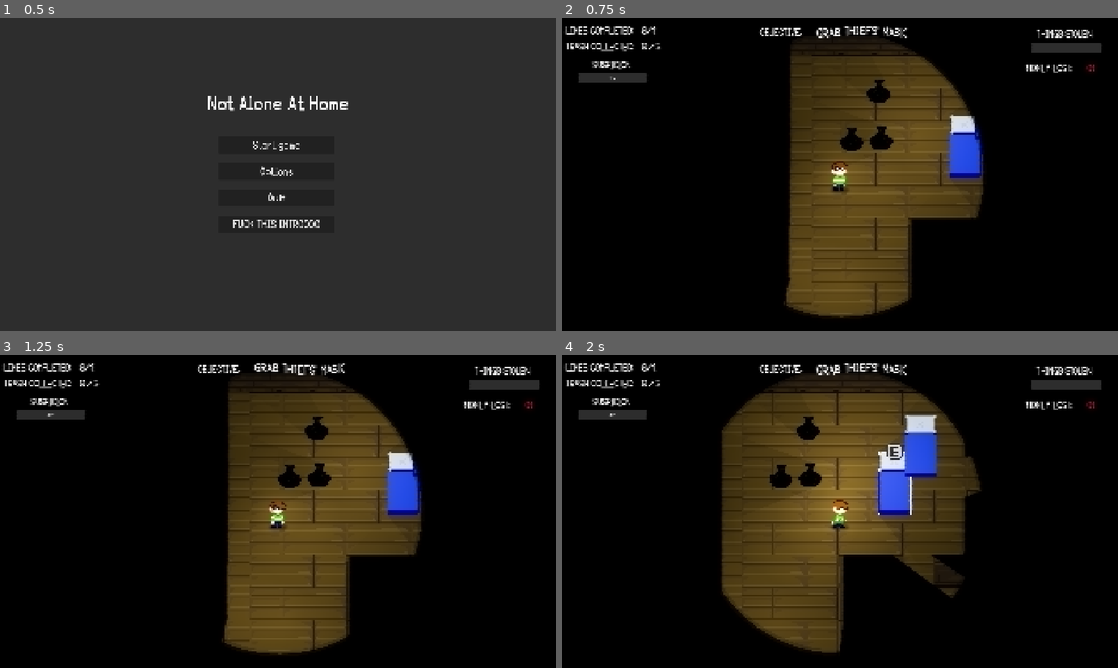
Above: before the commit, frames 1-4 (two rows, left to right).
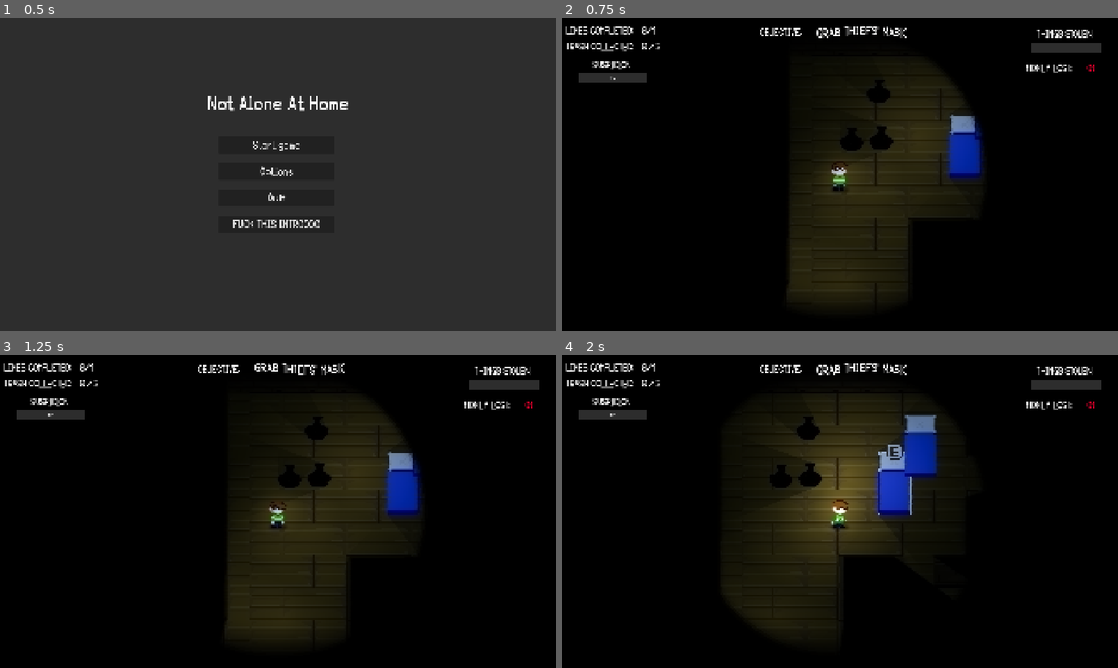
Above: after the commit, the same moments.

Repository: garlikethefish/NotAloneAtHome
Game: Godot game, scene res://scenes/main_menu.tscn
The game is run twice, just before and just after one commit, with the same random seed, the same clock (stepped at 60 frames per second) and the same inputs. The engine's default icon, where the game draws it, is replaced by a stand-in: a white triangle on a blue panel in a dark square.
Inputs (mouse positions are in pixels of both pictures, inside the frame that each line leads up to):
- Up to frame 1 (0.5 s): no input
- Up to frame 2 (0.75 s): click "FUCK THIS INTROOOO" at 0.5 s
- Up to frame 3 (1.25 s): no input
- Up to frame 4 (2 s): move the mouse to (962, 495) at 1.27 s; hold D (move_right) from 1.28 s (still down); tap G (drop) at 1.35 s

Frame 1 is identical in both runs. In frame 2, 24% of the frame differs, in the area x 0-96%, y 3-96%; in frame 3, 24%; in frame 4, 29%, in the area x 0-96%, y 2-96%.

Commit message:
Added smoother edge to vision circle. added possibility to add lpolygons that reveal fog

Diff:
--- a/objects/FogOfWar.tscn
+++ /dev/null
@@ -1,40 +0,0 @@
-[gd_scene format=3 uid="uid://wv6k007q828b"]
-
-[ext_resource type="Script" uid="uid://b6j6fh48cmy5n" path="res://objects/fog_of_war.gd" id="1_ju3pa"]
-[ext_resource type="Script" uid="uid://bfe8cl8nl28r2" path="res://objects/vision_mirror.gd" id="1_qe45k"]
-[ext_resource type="Shader" uid="uid://vb6qxgdi2kl5" path="res://shaders/cut_out_for_fogofwar.gdshader" id="2_co8lb"]
-[ext_resource type="Script" uid="uid://cg4q8y2qo7awn" path="res://objects/camera_2d.gd" id="2_feayc"]
-[ext_resource type="Script" uid="uid://4g7ydnedd5y" path="res://objects/black_rect.gd" id="3_co8lb"]
-[ext_resource type="Script" uid="uid://kg0jwosry56j" path="res://objects/static_light.gd" id="6_yxgyd"]
-
-[sub_resource type="ShaderMaterial" id="ShaderMaterial_co8lb"]
-shader = ExtResource("2_co8lb")
-
-[node name="FogOfWar" type="Node2D" unique_id=1717590262]
-z_index = 100
-script = ExtResource("1_ju3pa")
-
-[node name="BlackRect" type="Node2D" parent="." unique_id=815706017]
-material = SubResource("ShaderMaterial_co8lb")
-script = ExtResource("3_co8lb")
-
-[node name="SubViewportContainer" type="SubViewportContainer" parent="." unique_id=1916327334]
-modulate = Color(1, 1, 1, 0)
-offset_right = 1920.0
-offset_bottom = 1080.0
-
-[node name="SubViewport" type="SubViewport" parent="SubViewportContainer" unique_id=1741039626]
-transparent_bg = true
-handle_input_locally = false
-size = Vector2i(1920, 1080)
-render_target_update_mode = 4
-
-[node name="FollowingCamera" type="Camera2D" parent="SubViewportContainer/SubViewport" unique_id=939094507]
-script = ExtResource("2_feayc")
-
-[node name="PlayerVisionMirror" type="Node2D" parent="SubViewportContainer/SubViewport" unique_id=1681537421]
-script = ExtResource("1_qe45k")
-
-[node name="Node2D" type="Polygon2D" parent="SubViewportContainer/SubViewport" unique_id=1744459444]
-color = Color(1, 1, 1, 0)
-script = ExtResource("6_yxgyd")
--- /dev/null
+++ b/objects/FogOfWarViewportTexture.tscn
@@ -0,0 +1,45 @@
+[gd_scene format=3 uid="uid://cp53c124r55di"]
+
+[ext_resource type="Shader" uid="uid://vb6qxgdi2kl5" path="res://shaders/cut_out_for_fogofwar.gdshader" id="1_8gt2o"]
+[ext_resource type="Script" uid="uid://b6j6fh48cmy5n" path="res://objects/fog_of_war.gd" id="1_ju3pa"]
+[ext_resource type="Script" uid="uid://bfe8cl8nl28r2" path="res://objects/vision_mirror.gd" id="1_qe45k"]
+[ext_resource type="Script" uid="uid://cg4q8y2qo7awn" path="res://objects/camera_2d.gd" id="2_feayc"]
+[ext_resource type="Script" uid="uid://4g7ydnedd5y" path="res://objects/black_rect.gd" id="3_co8lb"]
+[ext_resource type="Script" uid="uid://kg0jwosry56j" path="res://objects/static_light.gd" id="6_yxgyd"]
+
+[sub_resource type="ShaderMaterial" id="ShaderMaterial_eusyo"]
+shader = ExtResource("1_8gt2o")
+
+[node name="SubViewportContainer" type="SubViewportContainer" unique_id=480592156]
+material = SubResource("ShaderMaterial_eusyo")
+anchors_preset = 15
+anchor_right = 1.0
+anchor_bottom = 1.0
+grow_horizontal = 2
+grow_vertical = 2
+stretch = true
+script = ExtResource("1_ju3pa")
+
+[node name="SubViewport" type="SubViewport" parent="." unique_id=277711369]
+transparent_bg = true
+handle_input_locally = false
+size = Vector2i(1920, 1080)
+render_target_update_mode = 4
+
+[node name="BlackRect" type="ColorRect" parent="SubViewport" unique_id=1315165334]
+anchors_preset = 15
+anchor_right = 1.0
+anchor_bottom = 1.0
+grow_horizontal = 2
+grow_vertical = 2
+color = Color(0, 0, 0, 1)
+script = ExtResource("3_co8lb")
+
+[node name="FollowingCamera" type="Camera2D" parent="SubViewport" unique_id=1953738197]
+script = ExtResource("2_feayc")
+
+[node name="PlayerVisionMirror" type="Node2D" parent="SubViewport" unique_id=691512843]
+script = ExtResource("1_qe45k")
+
+[node name="VisibleAreaPolygonDrawer" type="Node2D" parent="SubViewport" unique_id=884909402]
+script = ExtResource("6_yxgyd")
--- a/objects/Player.tscn
+++ b/objects/Player.tscn
@@ -581,6 +581,7 @@
 visible = false
 
 [node name="ColorRect" type="ColorRect" parent="MaskOverlay" unique_id=427046387]
+visible = false
 material = ExtResource("3_5vbvs")
 anchors_preset = 15
 anchor_right = 1.0
--- a/objects/black_rect.gd
+++ b/objects/black_rect.gd
@@ -1,8 +1,8 @@
-extends Node2D
+extends ColorRect
 
-func _ready():
-	var mat = material as ShaderMaterial
-	mat.set_shader_parameter("vision_mask", $"../SubViewportContainer/SubViewport".get_texture())
-
-func _draw():
-	draw_rect(Rect2(Vector2(-960, -540), Vector2(1920, 1080)), Color.BLACK)
+#func _ready():
+	#var mat = material as ShaderMaterial
+	#mat.set_shader_parameter("vision_mask", $"../SubViewportContainer/SubViewport".get_texture())
+#
+#func _draw():
+	#draw_rect(Rect2(Vector2(-960, -540), Vector2(1920, 1080)), Color.BLACK)
--- a/objects/fog_of_war.gd
+++ b/objects/fog_of_war.gd
@@ -1,14 +1,14 @@
-extends Node2D
+extends Control
 
-@export var player_vision_node: Node2D
-@export var player_camera_node: Camera2D
+@export var player_vision_node:    Node2D
+@export var player_camera_node:    Camera2D
+@export var visible_area_polygons: Array[Polygon2D]
 
-@onready var player_mirror_vision_node = $SubViewportContainer/SubViewport/PlayerVisionMirror
-@onready var player_following_camera = $SubViewportContainer/SubViewport/FollowingCamera
+@onready var player_mirror_vision_node   = $SubViewport/PlayerVisionMirror
+@onready var player_following_camera     = $SubViewport/FollowingCamera
+@onready var visible_area_polygon_drawer = $SubViewport/VisibleAreaPolygonDrawer
 
 func _ready():
 	player_mirror_vision_node.source      = player_vision_node
 	player_following_camera.follow_camera = player_camera_node
-
-func _process(_delta):
-	global_position = player_camera_node.global_position
+	visible_area_polygon_drawer.polygons  = visible_area_polygons
--- a/objects/static_light.gd
+++ b/objects/static_light.gd
@@ -1,8 +1,9 @@
-extends Polygon2D
+extends Node2D
+
+var polygons: Array[Polygon2D] = []
 
 func _draw():
-	var points: Array[Vector2] = []
-	for p in polygon:
-		points.append(p)
-	print("polygon points: ", points)
-	FogShapes.draw_soft_shape(self, points)
+	for poly in polygons:
+		# moves them to where parent is (point coords are from 0.0 in they'r space, not world space)
+		var global_points = poly.get_global_transform() * poly.polygon
+		FogShapes.draw_soft_shape(self, global_points)
--- a/scenes/Main.tscn
+++ b/scenes/Main.tscn
@@ -27,7 +27,14 @@
 [ext_resource type="PackedScene" uid="uid://4qlmy32o1i1f" path="res://objects/EscapeArea.tscn" id="21_1iba3"]
 [ext_resource type="Shader" uid="uid://cuielptcsyeb5" path="res://shaders/vhs_filter.gdshader" id="22_yxlcp"]
 [ext_resource type="Script" uid="uid://psn8bmpins46" path="res://scripts/light_manager.gd" id="24_2ofn6"]
-[ext_resource type="PackedScene" uid="uid://wv6k007q828b" path="res://objects/FogOfWar.tscn" id="28_ma7h6"]
+[ext_resource type="PackedScene" uid="uid://cp53c124r55di" path="res://objects/FogOfWarViewportTexture.tscn" id="27_ma7h6"]
+
+[sub_resource type="ShaderMaterial" id="ShaderMaterial_ebg2g"]
+shader = ExtResource("22_yxlcp")
+shader_parameter/color_offset_multiplier = 0.0010000000475
+shader_parameter/black_offset_multiplier = 0.062000002945
+shader_parameter/color_offset = 0.00100000330737999
+shader_parameter/blur_amount = 1.20000001788144
 
 [sub_resource type="Gradient" id="Gradient_1nqs0"]
 colors = PackedColorArray(1, 1, 1, 1, 0, 0, 0, 1)
@@ -221,25 +228,41 @@
 glow_enabled = true
 glow_bloom = 0.19
 
-[sub_resource type="ShaderMaterial" id="ShaderMaterial_ebg2g"]
-shader = ExtResource("22_yxlcp")
-shader_parameter/color_offset_multiplier = 0.0010000000475
-shader_parameter/black_offset_multiplier = 0.062000002945
-shader_parameter/color_offset = 0.00100000330737999
-shader_parameter/blur_amount = 1.20000001788144
-
 [node name="Main" type="Node2D" unique_id=1023568212]
 metadata/_edit_horizontal_guides_ = [690.0, 1085.0, -197.0, 667.0]
 metadata/_edit_vertical_guides_ = [-1302.0, -145.0, 887.0, -3874.0]
 
-[node name="UIOverlay" parent="." unique_id=466827575 instance=ExtResource("1_vcsgt")]
+[node name="Polygon2D" type="Polygon2D" parent="." unique_id=2071421769]
+position = Vector2(519, 153)
+color = Color(1, 1, 1, 0)
+polygon = PackedVector2Array(-130, -59, 64, -57, 64, 39, -130, 39)
+uv = PackedVector2Array(-100.5, -42.5, 59.5, -43, 65, 40, -101.5, 38.5)
+
+[node name="UILayers" type="Node" parent="." unique_id=1785141639]
+
+[node name="UIOverlay" parent="UILayers" unique_id=466827575 instance=ExtResource("1_vcsgt")]
+
+[node name="VHSEffectCanvasLayer" type="CanvasLayer" parent="UILayers" unique_id=902195982]
+layer = 0
+
+[node name="SubViewportContainer" parent="UILayers/VHSEffectCanvasLayer" unique_id=480592156 node_paths=PackedStringArray("player_vision_node", "player_camera_node", "visible_area_polygons") instance=ExtResource("27_ma7h6")]
+player_vision_node = NodePath("../../../Player/RaycastedShape")
+player_camera_node = NodePath("../../../Player/Camera2D")
+visible_area_polygons = [NodePath("../../../Polygon2D")]
+
+[node name="ColorRect" type="ColorRect" parent="UILayers/VHSEffectCanvasLayer" unique_id=961030738]
+material = SubResource("ShaderMaterial_ebg2g")
+anchors_preset = 15
+anchor_right = 1.0
+anchor_bottom = 1.0
+grow_horizontal = 2
+grow_vertical = 2
 
 [node name="Lights" type="Node" parent="." unique_id=1159113441]
 
 [node name="DirectionalLight2D" type="DirectionalLight2D" parent="Lights" unique_id=1073051661]
 z_index = 4
-color = Color(0.61689144, 0.6755754, 0.7755339, 1)
-energy = 0.87
+color = Color(0.4122449, 0.48960567, 0.6017795, 1)
 blend_mode = 2
 range_z_max = 4
 
@@ -580,6 +603,9 @@
 process_priority = 3
 top_level = true
 position = Vector2(380, 341)
+
+[node name="MaskOverlay" parent="Player" index="3" unique_id=167265925]
+visible = true
 
 [node name="Cat" parent="." unique_id=722993762 instance=ExtResource("4_nxtc6")]
 position = Vector2(-103, 304)
@@ -879,29 +905,6 @@
 [node name="Valuable" parent="." unique_id=2061310895 instance=ExtResource("11_1iba3")]
 position = Vector2(504, 312)
 
-[node name="FogOfWar" parent="." unique_id=1717590262 node_paths=PackedStringArray("player_vision_node", "player_camera_node") instance=ExtResource("28_ma7h6")]
-player_vision_node = NodePath("../Player/RaycastedShape")
-player_camera_node = NodePath("../Player/Camera2D")
-
-[node name="Node2D" parent="FogOfWar/SubViewportContainer/SubViewport" parent_id_path=PackedInt32Array(1717590262, 1741039626) index="2" unique_id=1744459444]
-position = Vector2(73, 0)
-polygon = PackedVector2Array(-150.75409, -30.477013, 108.54736, -79.968506, 15.62085, 36.072998, -120.14111, 46.720993)
-uv = PackedVector2Array(-150.75409, -30.477013, 3.6418457, -54.435013, 15.62085, 36.072998, -120.14111, 46.720993)
-
-[node name="VHSEffectCanvasLayer" type="CanvasLayer" parent="." unique_id=902195982]
-
-[node name="ColorRect" type="ColorRect" parent="VHSEffectCanvasLayer" unique_id=961030738]
-material = SubResource("ShaderMaterial_ebg2g")
-anchors_preset = 15
-anchor_right = 1.0
-anchor_bottom = 1.0
-offset_left = -7.0
-offset_top = -15.0
-offset_right = -7.0
-offset_bottom = -15.0
-grow_horizontal = 2
-grow_vertical = 2
-
 [node name="LightManager" type="Node2D" parent="." unique_id=1509485762 node_paths=PackedStringArray("player")]
 script = ExtResource("24_2ofn6")
 player = NodePath("../Player")
@@ -910,4 +913,3 @@
 [editable path="Tilemaps"]
 [editable path="Player"]
 [editable path="Player/HelperHolder/ICarrier"]
-[editable path="FogOfWar"]
--- a/scripts/globals/FogShapes.gd
+++ b/scripts/globals/FogShapes.gd
@@ -1,17 +1,6 @@
 extends Node
 
-
-#func draw_soft_shape(node: Node2D, points: Array[Vector2], steps: int = 6, fade_depth: float = 0.1, base_alpha: float = 0.05, center: Vector2 = Vector2.ZERO):
-	#if points.is_empty(): return
-	#
-	## largest first (transparent), smallest last (opaque)
-	#for i in range(steps, -1, -1):
-		#var t = float(i) / float(steps)
-		#var shrunk = PackedVector2Array()
-		#for p in points:
-			#shrunk.append(p.lerp(center, t * fade_depth))
-		#node.draw_polygon(shrunk, [Color(1, 1, 1, 1.0 - t)])
-func draw_soft_shape(node: Node2D, points: Array[Vector2], steps: int = 5, fade_depth: float = 0.1, base_alpha: float = 0.05):
+func draw_soft_shape(node: Node2D, points: Array[Vector2], steps: int = 8, fade_depth: float = 0.15, base_alpha: float = 0.05):
 	if points.is_empty(): return
 
 	var packed = PackedVector2Array(points)
--- a/shaders/cut_out_for_fogofwar.gdshader
+++ b/shaders/cut_out_for_fogofwar.gdshader
@@ -1,9 +1,7 @@
 shader_type canvas_item;
-render_mode unshaded;
-
-uniform sampler2D vision_mask;
 
 void fragment() {
-    float mask = texture(vision_mask, SCREEN_UV).r;
-    COLOR = vec4(0.0, 0.0, 0.0, 1.0 - mask);
+    vec4 tex = texture(TEXTURE, UV);
+    // white areas become transparent, black stays dark
+    COLOR = vec4(0.0, 0.0, 0.0, 1.0 - tex.r);
 }
